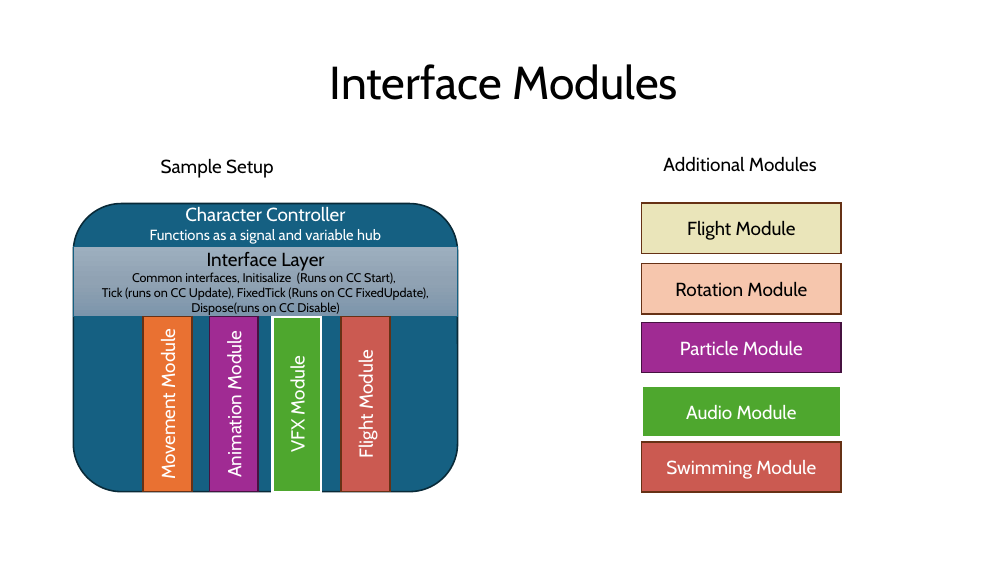
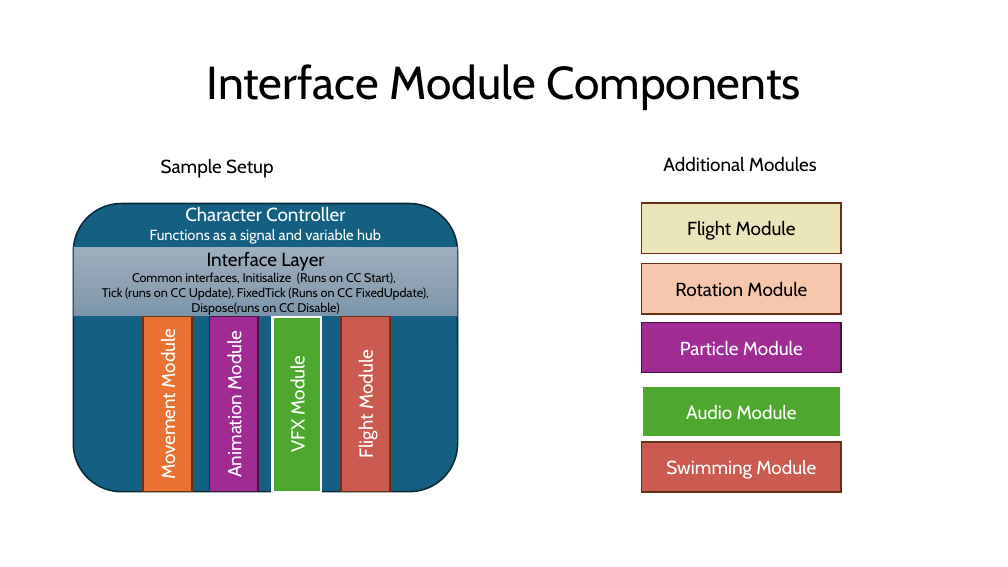
Before and after one commit to bigmonmulgrew/BigMonD_DemoKit, a slide deck: slide 4 of Documentation/Character Controller Architecture.pptx. Drawn at 1008x567 pixels with LibreOffice and Linux fonts; fonts in the diff are those of the drawing. Boxes give left, top, right and bottom in pixels: in the first picture for what was removed or moved away, otherwise in the second. Text is boxed around its words. In the diff, an @@ line names an element or a change of style, - is before the commit and + after.

```diff
--- a/Documentation/Character Controller Architecture.pptx
+++ b/Documentation/Character Controller Architecture.pptx
@@ title at bbox=[207, 64, 800, 110]: text changed @@
-Interface Modules
+Interface Module Components
```
Also in this commit, not shown: 4 other slides changed.
